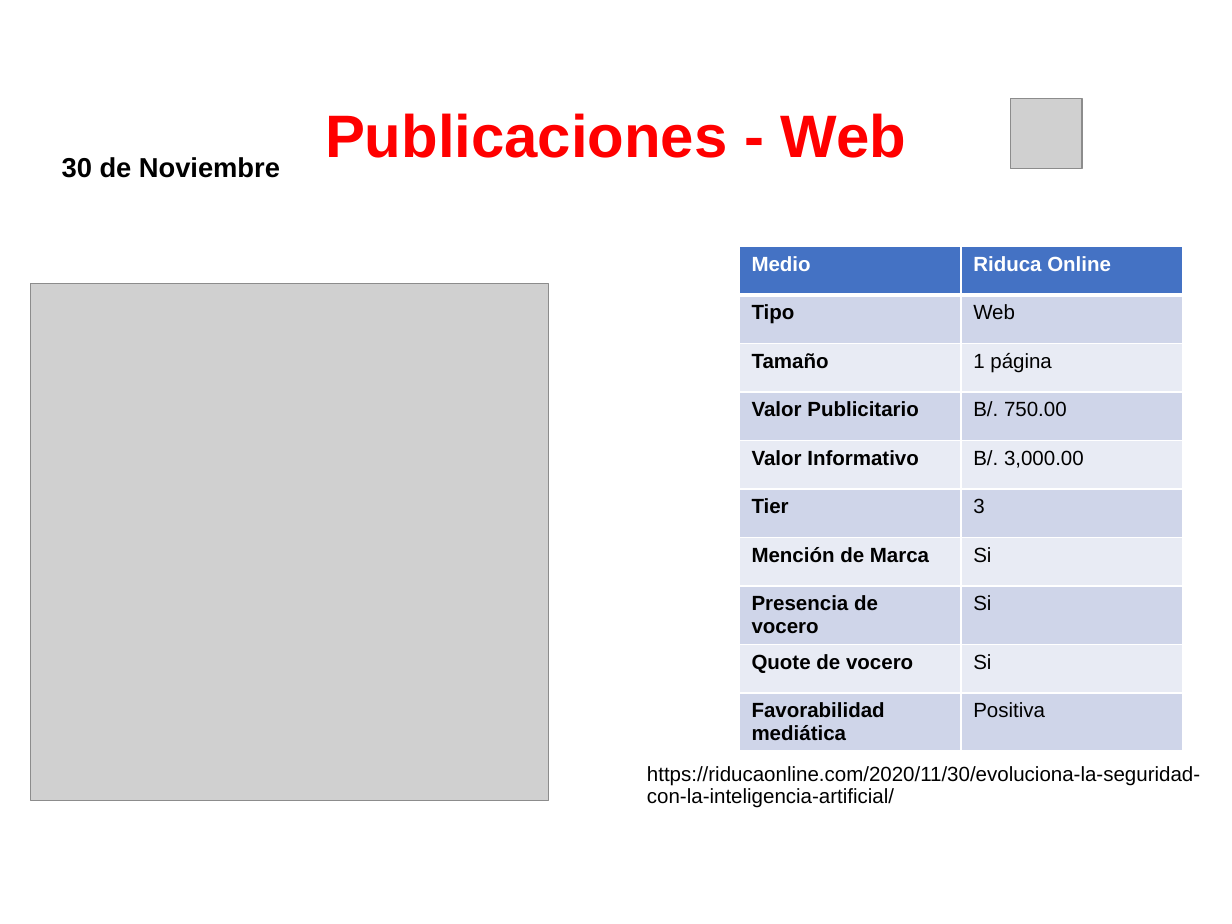
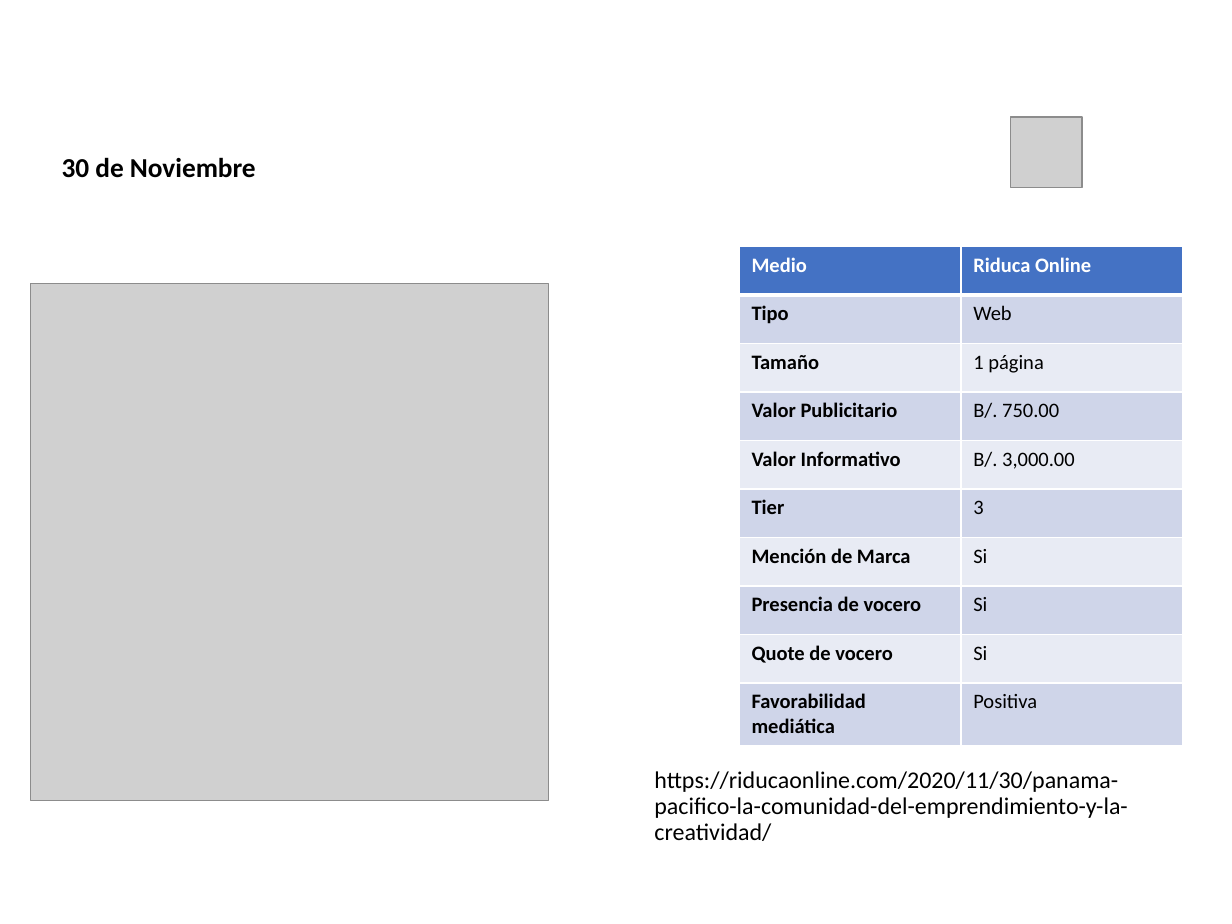
Before and after one commit to dgarci23/Report-Generator, a slide deck: slide 14 of Presentacion Terminada.pptx (slide 6 before the commit). Drawn at 1232x924 pixels with LibreOffice and Linux fonts; fonts in the diff are those of the drawing; grey boxes stand for pictures; background and template pictures are left out. Boxes give left, top, right and bottom in pixels: in the first picture for what was removed or moved away, otherwise in the second. Text is boxed around its words. In the diff, an @@ line names an element or a change of style, - is before the commit and + after.

```diff
--- a/Presentacion Terminada.pptx
+++ b/Presentacion Terminada.pptx
@@ title "Publicaciones - Web" moved from (x1=325, y1=113, x2=906, y2=158) to (x1=176, y1=2, x2=982, y2=101) @@
@@ title "Publicaciones - Web" at (x1=176, y1=2, x2=982, y2=101): font Arial to Calibri, text colour #FF0000 to #FFFFFF @@
@@ picture moved from (x1=1010, y1=99, x2=1082, y2=169) to (x1=1010, y1=117, x2=1082, y2=187) @@
@@ text "30 de Noviembre" at (x1=62, y1=157, x2=256, y2=178): font Arial to Calibri @@
@@ table at (x1=739, y1=246, x2=1183, y2=737) @@
@@ font Arial to Calibri @@
@@ text at (x1=654, y1=771, x2=1127, y2=841): text changed; size 12 to 14 pt; font Arial to Calibri @@
-https://riducaonline.com/2020/11/30/evoluciona-la-seguridad-con-la-inteligencia-artificial/
+https://riducaonline.com/2020/11/30/panama-pacifico-la-comunidad-del-emprendimiento-y-la-creatividad/
```
Also in this commit, not shown: 7 other slides changed, 15 slides added, 3 other files.
